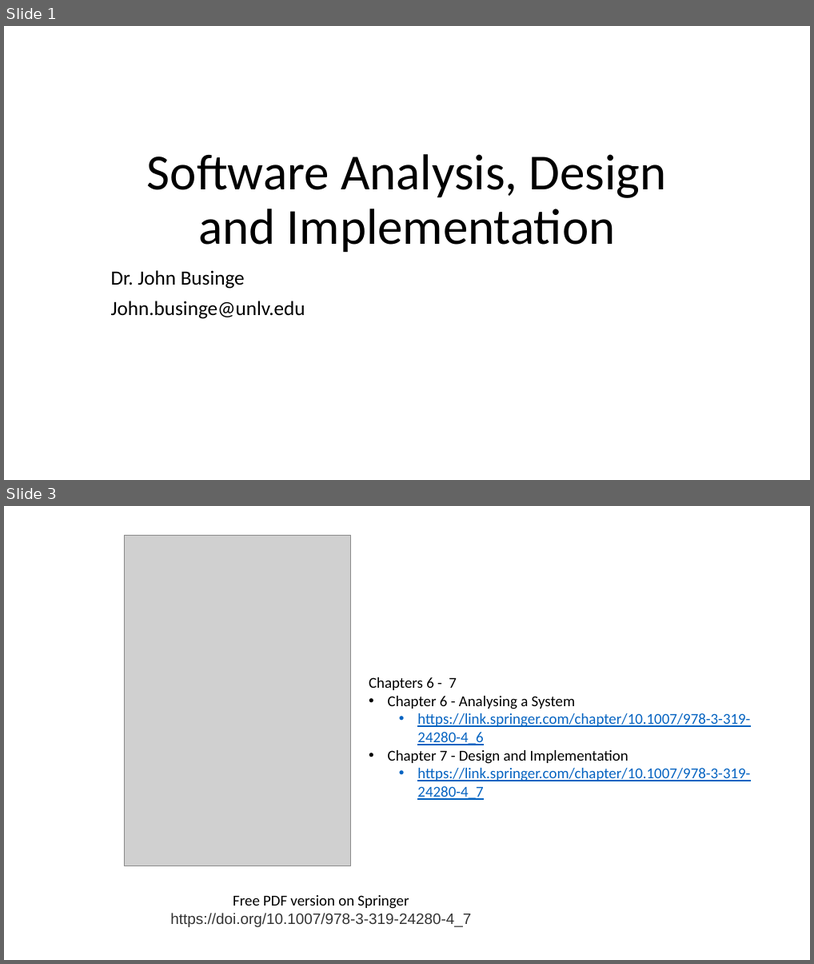
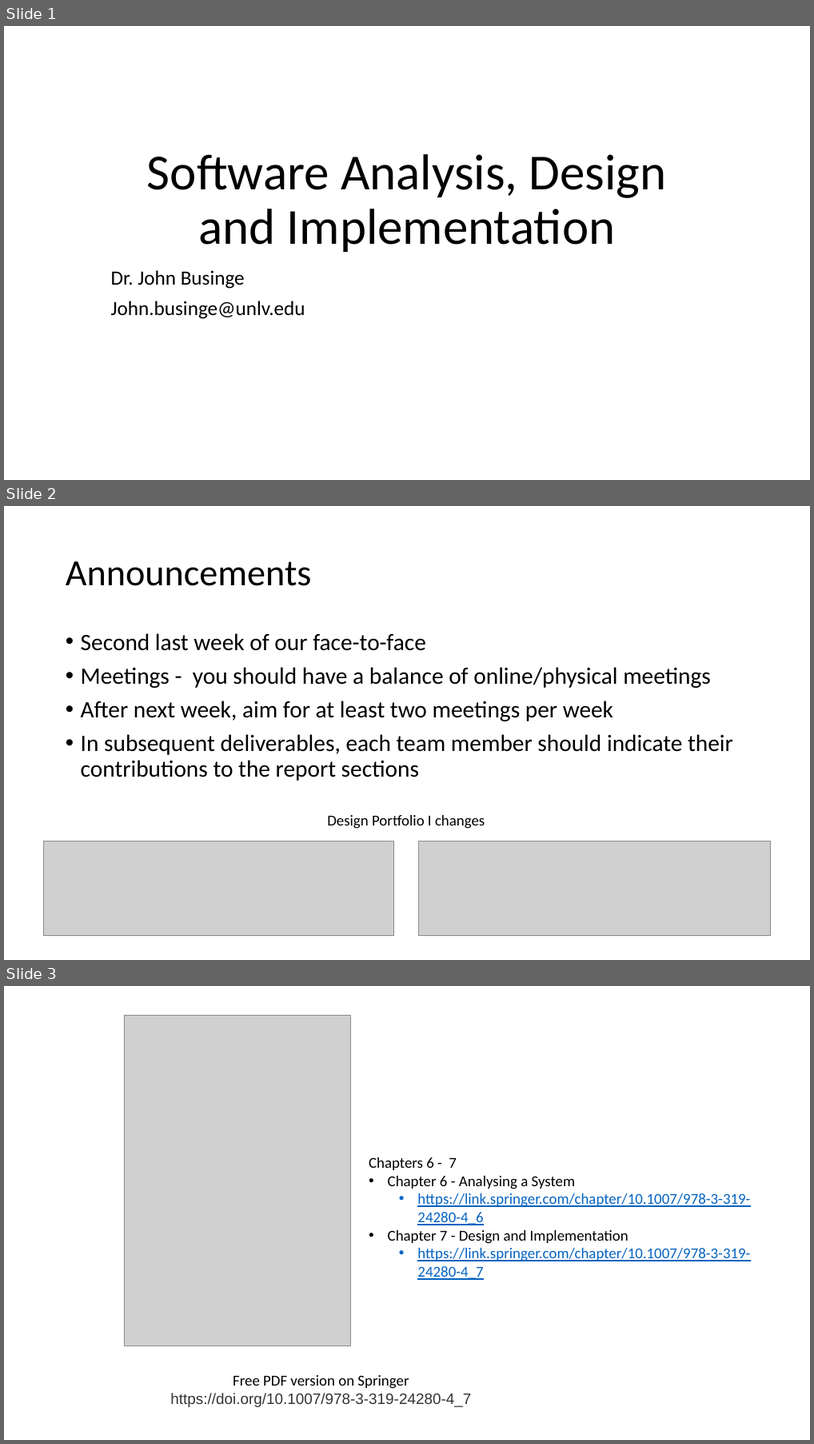
Before and after one commit to johnxu21/johnxu21.github.io, a slide deck: teaching/CS472/Timetable/OOD-V2.pptx. Shown one above the other, each under a label of ours: slides 1 and 3 before the commit, slides 1, 2 and 3 after it; the slides between them are not shown. The pictures are 814x964 and 814x1444 pixels, drawn with LibreOffice and Linux fonts; fonts in the diff are those of the drawing; grey boxes stand for pictures. Boxes give left, top, right and bottom in pixels: in the first picture for what was removed or moved away, otherwise in the second. Text is boxed around its words. In the diff, an @@ line names an element or a change of style, - is before the commit and + after.

```diff
--- a/teaching/CS472/Timetable/OOD-V2.pptx
+++ b/teaching/CS472/Timetable/OOD-V2.pptx
@@ slide 2 added at box(4, 506, 810, 960), background #FFFFFF @@
@@ title added at box(66, 561, 312, 586), 44 pt, text #000000 @@
+Announcements
@@ text added at box(81, 633, 734, 780), 28 pt, text #000000 @@
+• Second last week of our face-to-face
+• Meetings - you should have a balance of online/physical meetings
+• After next week, aim for at least two meetings per week
+• In subsequent deliverables, each team member should indicate their contributions to the report sections
@@ text added at box(327, 815, 485, 828), 18 pt, text #000000 @@
+Design Portfolio I changes
@@ picture added at box(44, 841, 394, 936) @@
@@ picture added at box(419, 841, 771, 936) @@
```
Also in this commit, not shown: 6 slides changed, 6 other slides added, 5 slides removed, 1 other file.
